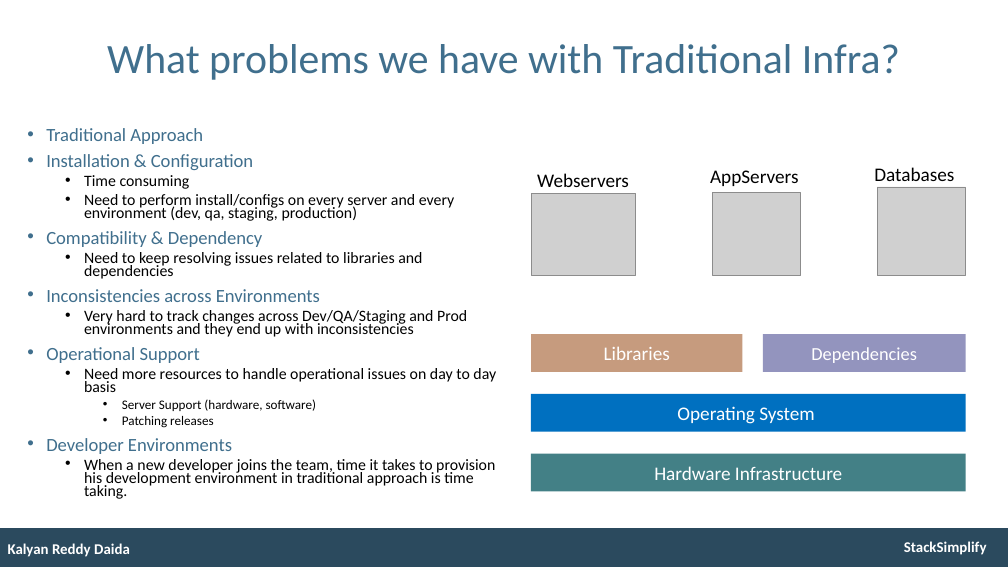
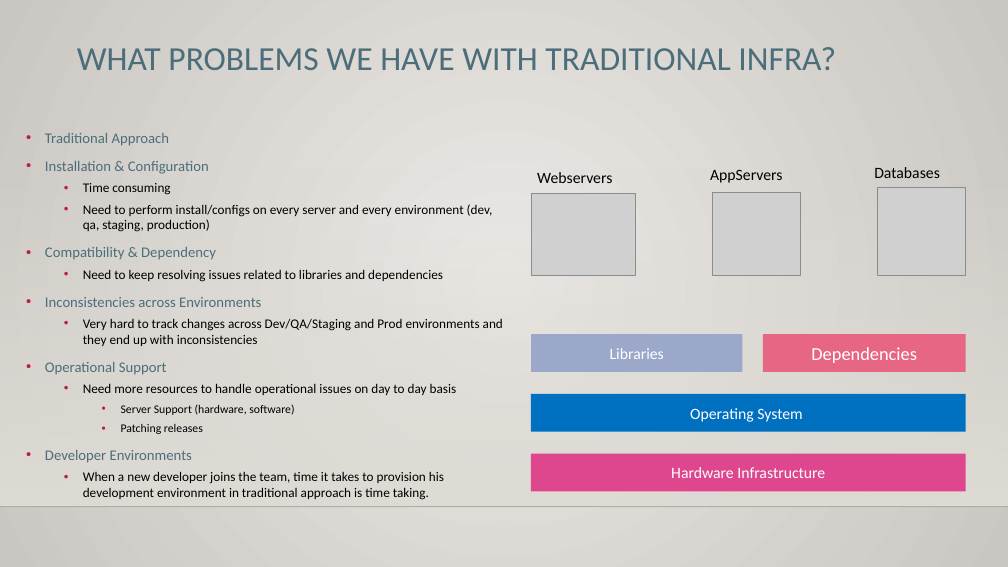
Before and after one commit to saikiranchalla1/learning-docker-kubernetes-on-azure-aks, a slide deck: slide 3 of 1_docker-fundamentals/otherfiles/presentation/Docker-Fundamentals-v1.pptx. Drawn at 1008x567 pixels with LibreOffice and Linux fonts; fonts in the diff are those of the drawing; grey boxes stand for pictures; background and template pictures are left out. Boxes give left, top, right and bottom in pixels: in the first picture for what was removed or moved away, otherwise in the second. Text is boxed around its words. In the diff, an @@ line names an element or a change of style, - is before the commit and + after.

```diff
--- a/1_docker-fundamentals/otherfiles/presentation/Docker-Fundamentals-v1.pptx
+++ b/1_docker-fundamentals/otherfiles/presentation/Docker-Fundamentals-v1.pptx
@@ background #FFFFFF to gradient #ECEAE7 to #CAC7C1 @@
@@ title at (77, 47, 836, 70): text changed; size 47.7 to 38.4 pt; text colour #406F8D to #4C6E7A @@
-What problems we have with Traditional Infra?
+WHAT PROBLEMS WE HAVE WITH TRADITIONAL INFRA?
@@ text "Traditional Approach" at (45, 133, 503, 500): size 21.2 to 16.8 pt, text colour #406F8D to #4C6E7A in "Traditional Approach", "Installation & Configuration", "Compatibility & Dependency", "Inconsistencies across Environments" and 2 more places; size 18.1 to 15.1 pt in "Time consuming", "Need to perform install/configs on every server ...", "Need to keep resolving issues related to ...", "Very hard to track changes across Dev/QA/Staging ..." and 2 more places; size 15 to 13.4 pt in "Server Support (hardware, software)", "Patching releases"; line spacing 0.7 to 1 @@
@@ rectangle added at (0, 167, 1008, 507), fill gradient #DFDBD5 @@
@@ size 22 to 18 pt in 4 elements at (531, 394, 966, 432), (537, 172, 612, 183), (710, 169, 782, 183), (874, 167, 940, 178) @@
@@ rectangle "Libraries" at (531, 334, 743, 372): size 22 to 18 pt; fill #C69B7E to #9BA8CA @@
@@ rectangle "Dependencies" at (763, 334, 966, 372): fill #9394BE to #E66684 @@
@@ rectangle "Hardware Infrastructure" at (531, 454, 966, 491): size 22 to 18 pt; fill #438086 to #DE478E @@
@@ line added from (0, 507) to (1008, 507), #000001 1 pt @@
@@ rectangle removed at (0, 528, 1008, 567) @@
@@ text removed at (8, 543, 130, 557) @@
-Kalyan Reddy Daida
@@ text removed at (904, 541, 987, 555) @@
-StackSimplify
```
Also in this commit, not shown: 10 other slides changed, 6 other files.
